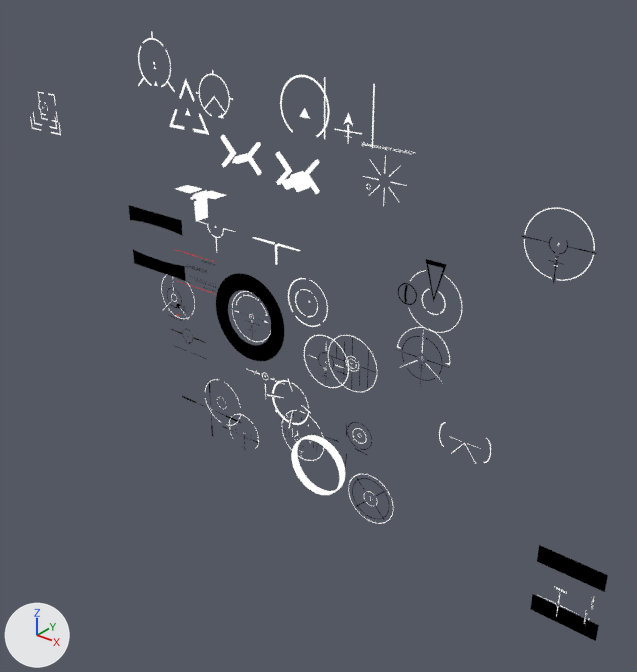
Before and after pictures for a commit that changed the Blender file [workfiles]/_reticle.blend.
Rendered twice from a 50 mm camera at (67.8, -73.7, 45.0) aimed at (10.1, -1.6, 0.3). Lighting does not change. The marker at lower left points along +X, +Y and +Z. Text is drawn in Blender's own font.

The first picture shows 'Border', 'Plane.004', 'Schmidt', 'Scope2', 'acog', 'b4', 'fal', 'ham', 'thermal'.
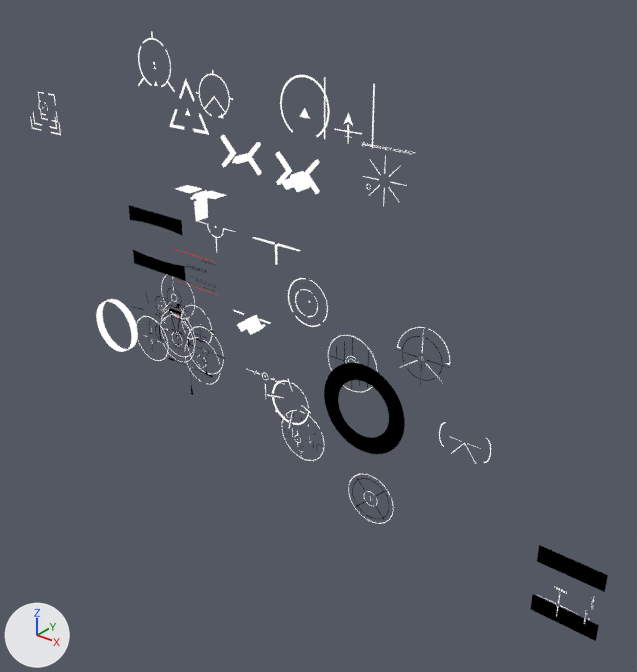
Boxes (x1, y1, x2, y2) around the edits, measured in the pictures (637 x 672 px):
'Border', moved: before (216, 273, 284, 361); after (324, 363, 405, 454)
'Scope2', moved: before (291, 422, 372, 495); after (96, 292, 170, 352)
'fal', moved: before (398, 259, 462, 333); after (155, 307, 194, 362)
'b4', moved: before (522, 208, 597, 283); after (187, 326, 225, 376)
'uwu.001', added: after (233, 309, 270, 335)
'Schmidt', moved: before (182, 379, 241, 436); after (169, 337, 220, 395)
'acog', moved: before (304, 335, 349, 388); after (136, 316, 168, 361)
'ham', moved: before (232, 291, 271, 342); after (161, 310, 195, 357)
'scope', moved: before (223, 414, 259, 449); after (180, 305, 215, 343)

The change, as a diff of the scene's bpy script:
```diff
--- a/[workfiles]/_reticle.blend.py
+++ b/[workfiles]/_reticle.blend.py
@@ me_cube_002 @@
+me_cube_002.from_pydata(...)  # 28 vertices, 20 faces; spans x -3.05..3.05, y -3.15..-1.15, z -1.83..0.13
+me_cube_002.materials.append(mat_white)
@@ ob_border @@
 ob_border = bpy.data.objects.new('Border', me_circle)
-ob_border.location = (0.0, 0.0, 0.0)
+ob_border.location = (17.3, 0.0, -6.4)
@@ ob_scope2 @@
 ob_scope2 = bpy.data.objects.new('Scope2', me_cylinder_003)
-ob_scope2.location = (16.6, 0.0, -10.6)
+ob_scope2.location = (-16.4, 0.0, -3.1)
@@ ob_ham @@
 ob_ham = bpy.data.objects.new('ham', me_cylinder_006)
-ob_ham.location = (0.0, 0.0, 0.0)
+ob_ham.location = (-13.7, 0.0, -6.4)
@@ ob_b4 @@
 ob_b4 = bpy.data.objects.new('b4', me_plane_009)
-ob_b4.location = (37.9, 0.0, 17.9)
+ob_b4.location = (-8.6, 0.0, -7.3)
@@ ob_fal @@
 ob_fal = bpy.data.objects.new('fal', me_circle_007)
-ob_fal.location = (25.4, 0.0, 9.0)
+ob_fal.location = (-13.9, 0.0, -7.3)
 ob_fal.rotation_euler = (1.571, 0.0, 0.0)  # degrees (90, 0, 0)
@@ ob_schmidt @@
 ob_schmidt = bpy.data.objects.new('Schmidt', me_plane_001)
-ob_schmidt.location = (-5.9, 0.0, -14.2)
+ob_schmidt.location = (-9.3, 0.0, -9.1)
@@ ob_acog @@
 ob_acog = bpy.data.objects.new('acog', me_circle_002)
-ob_acog.location = (11.6, 0.0, -2.4)
+ob_acog.location = (-19.1, 0.0, -8.8)
@@ ob_scope_1 @@
 ob_scope_1 = bpy.data.objects.new('scope', me_circle_013)
-ob_scope_1.location = (-2.8, 0.0, -18.0)
+ob_scope_1.location = (-9.9, 0.0, -4.1)
@@ ob_uwu_001 @@
+ob_uwu_001 = bpy.data.objects.new('uwu.001', me_cube_002)
+ob_uwu_001.location = (0.0, 0.0, 0.0)
```
